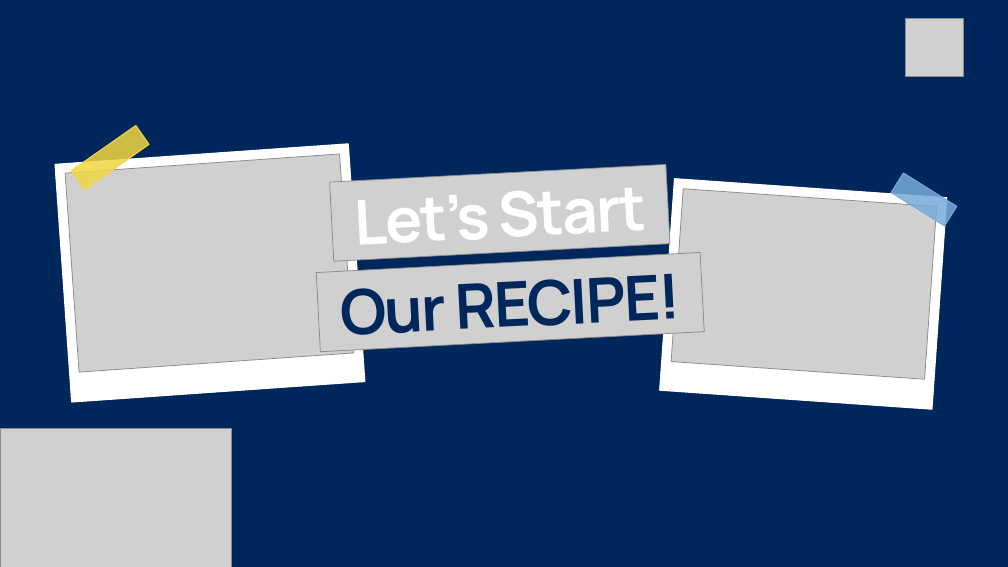
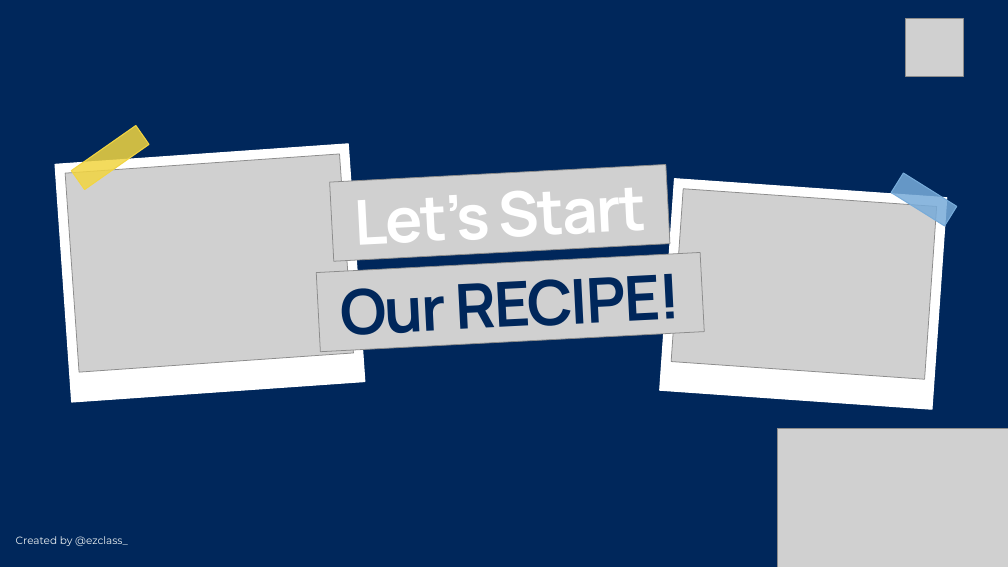
Before and after one commit to ezclassbr/cooking-class, a slide deck: slide 5 of art/deck/apple-pie-cooking-class.pptx. Drawn at 1008x567 pixels with LibreOffice and Linux fonts; fonts in the diff are those of the drawing; grey boxes stand for pictures. Boxes give left, top, right and bottom in pixels: in the first picture for what was removed or moved away, otherwise in the second. Text is boxed around its words. In the diff, an @@ line names an element or a change of style, - is before the commit and + after.

```diff
--- a/art/deck/apple-pie-cooking-class.pptx
+++ b/art/deck/apple-pie-cooking-class.pptx
@@ picture: place and size @@
-picture at bbox=[0, 429, 231, 567]
+picture at bbox=[777, 429, 1008, 567]
@@ text added at bbox=[16, 536, 128, 546], 10 pt, text #EBF0F2 @@
+Created by @ezclass_
```
Also in this commit, not shown: 2 other slides changed, 2 other files.
